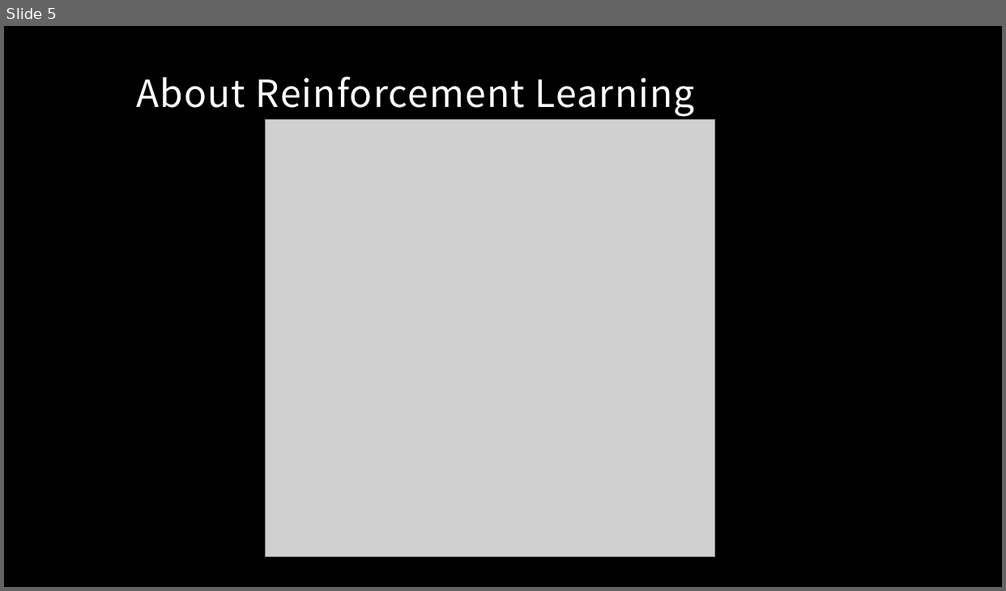
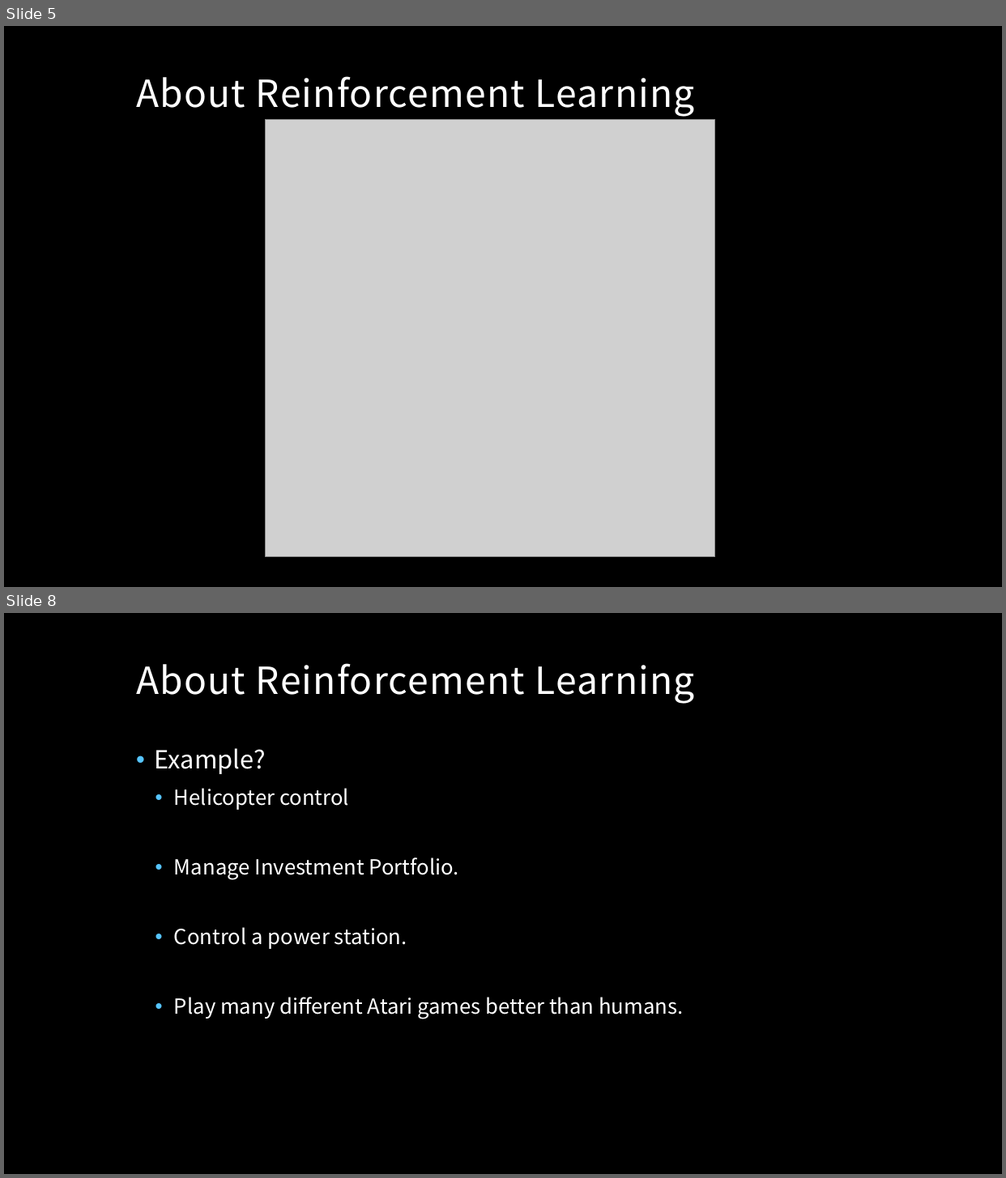
Before and after one commit to MacgyverLin/VintageComputer, a slide deck: Speech/Reinforcement Learning.pptx. Shown one above the other, each under a label of ours: slide 5 before the commit, slides 5 and 8 after it; the slides between them are not shown. The pictures are 1006x591 and 1006x1178 pixels, drawn with LibreOffice and Linux fonts; fonts in the diff are those of the drawing; grey boxes stand for pictures; background and template pictures are left out. Boxes give left, top, right and bottom in pixels: in the first picture for what was removed or moved away, otherwise in the second. Text is boxed around its words. In the diff, an @@ line names an element or a change of style, - is before the commit and + after.

```diff
--- a/Speech/Reinforcement Learning.pptx
+++ b/Speech/Reinforcement Learning.pptx
@@ slide 8 added at [4,613,1002,1174], background picture (left out) @@
@@ title added at [136,663,695,704], 36 pt, text #FFFFFF @@
+About Reinforcement Learning
@@ text added at [155,748,683,1020], 20 pt, text #FFFFFF @@
+• Example?
+  • Helicopter control
+  • Manage Investment Portfolio.
+  • Control a power station.
+  • Play many different Atari games better than humans.
```
Also in this commit, not shown: 10 other slides added, 8 slides removed.
